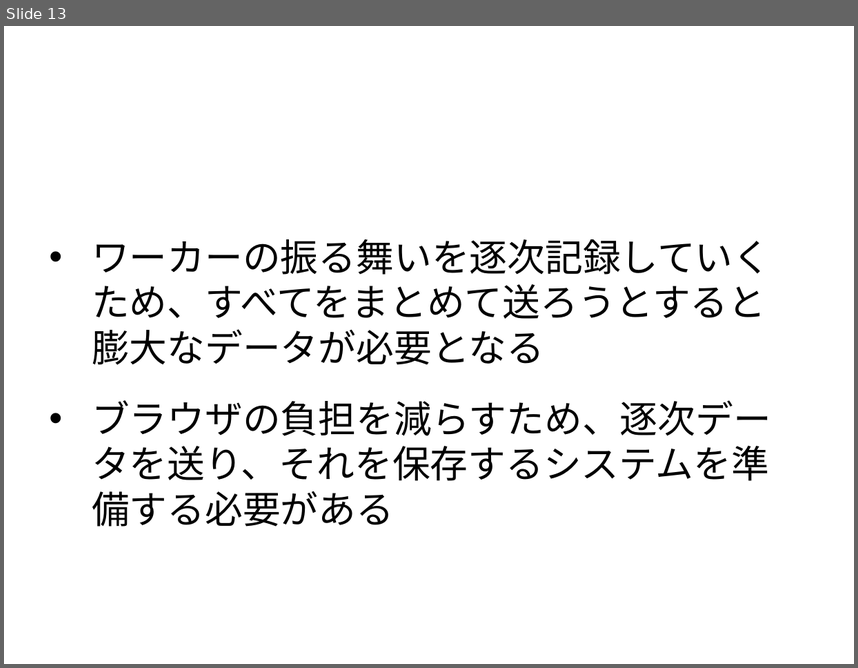
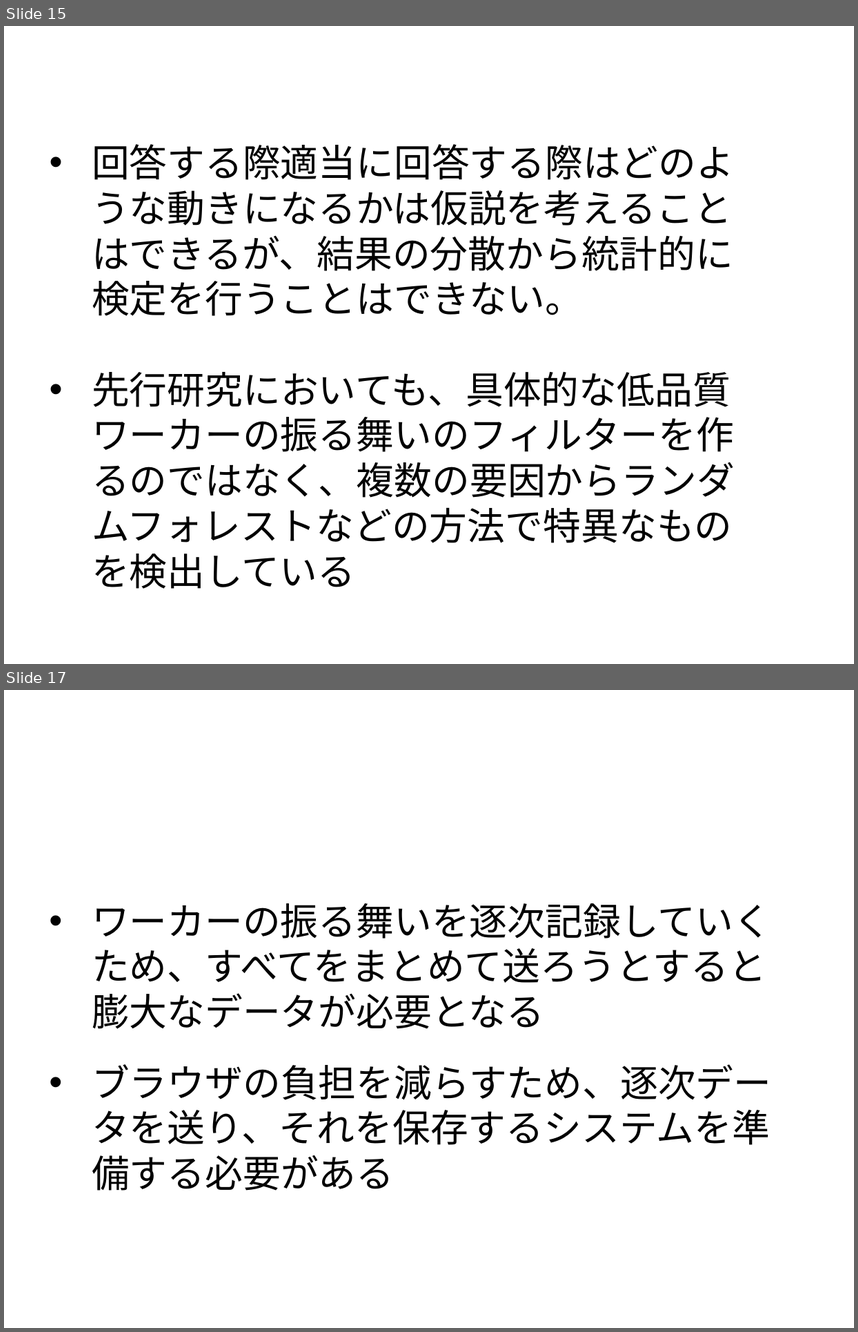
Before and after one commit to tomoya-mikami/task2, a slide deck: slide/presentation.pptx. Shown one above the other, each under a label of ours: slide 13 before the commit, slides 15 and 17 after it; the slides between them are not shown. The pictures are 858x668 and 858x1332 pixels, drawn with LibreOffice and Linux fonts; fonts in the diff are those of the drawing; background and template pictures are left out. Boxes give left, top, right and bottom in pixels: in the first picture for what was removed or moved away, otherwise in the second. Text is boxed around its words. In the diff, an @@ line names an element or a change of style, - is before the commit and + after.

```diff
--- a/slide/presentation.pptx
+++ b/slide/presentation.pptx
@@ slide 15 added at <box>4,26,854,664</box>, background picture (left out) @@
@@ page number added at <box>653,38,844,73</box>, 21 pt, text #FFFFFF @@
+15
@@ text added at <box>92,144,735,588</box>, 32 pt, text #000000 @@
+• 回答する際適当に回答する際はどのような動きになるかは仮説を考えることはできるが、結果の分散から統計的に検定を行うことはできない。
+• 先行研究においても、具体的な低品質ワーカーの振る舞いのフィルターを作るのではなく、複数の要因からランダムフォレストなどの方法で特異なものを検出している
@@ text added at <box>92,235,734,452</box>, 24 pt, text #FFFFFF, bold @@
+散布図と統計的な検定についての考察
@@ what was slide 13 is now slide 17 @@
```
Also in this commit, not shown: 8 slides changed, 5 other slides added, 5 other files.
